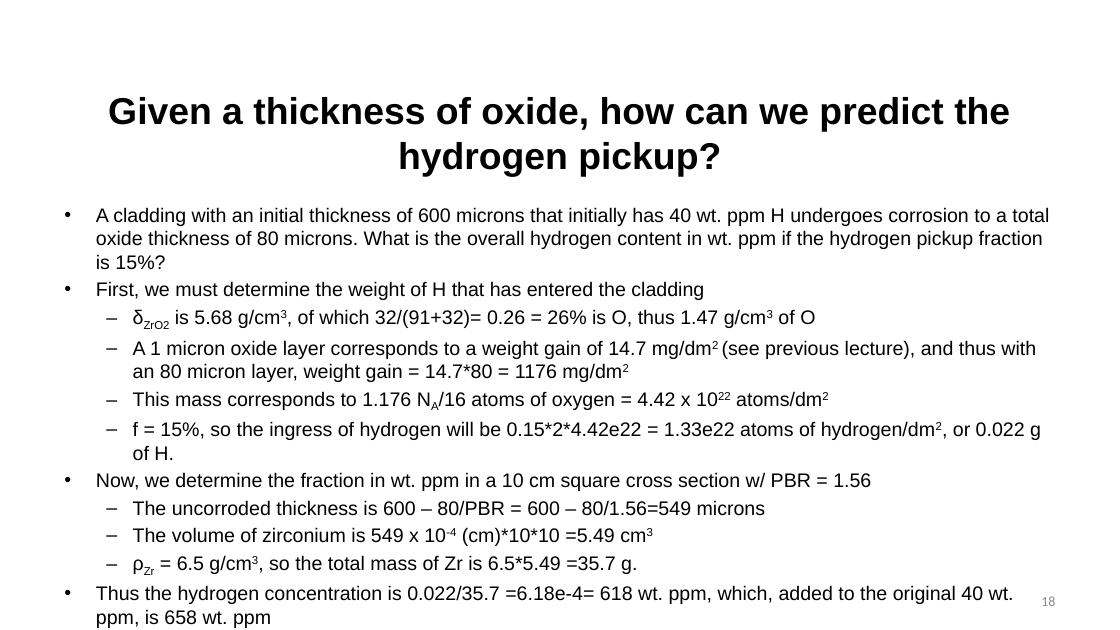
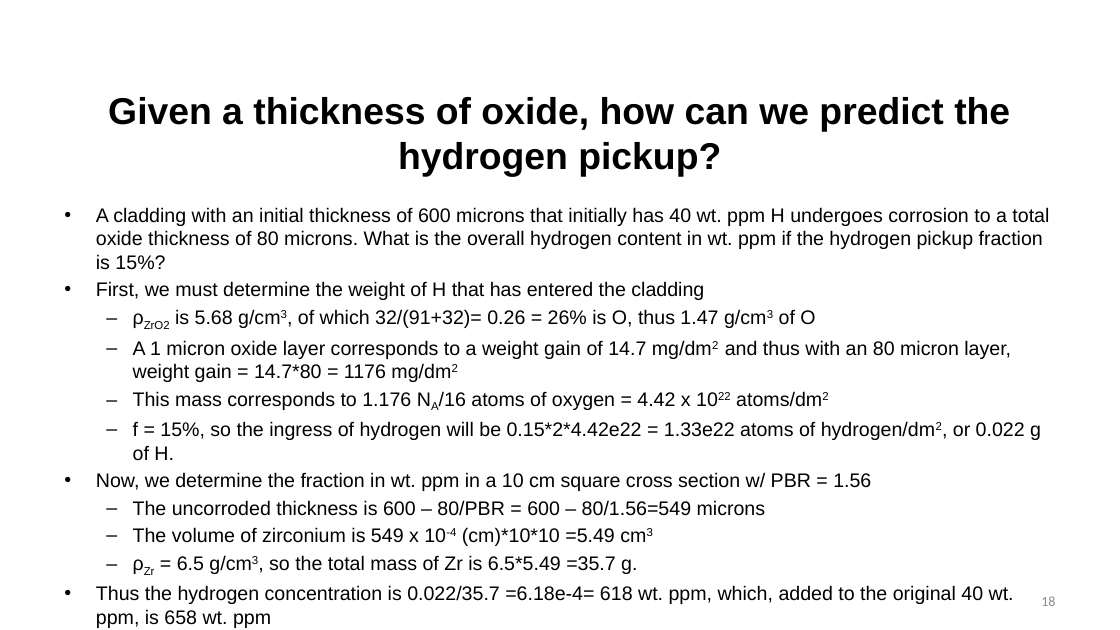
Before and after one commit to benbeeler/TEACHING, a slide deck: slide 18 of Nuclear_Fuel_Performance/NE591_Spring2020/section3/Lec17_oxide_hydride.pptx. Drawn at 1120x630 pixels with LibreOffice and Linux fonts; fonts in the diff are those of the drawing; background and template pictures are left out. Boxes give left, top, right and bottom in pixels: in the first picture for what was removed or moved away, otherwise in the second. Text is boxed around its words. In the diff, an @@ line names an element or a change of style, - is before the commit and + after.

```diff
--- a/Nuclear_Fuel_Performance/NE591_Spring2020/section3/Lec17_oxide_hydride.pptx
+++ b/Nuclear_Fuel_Performance/NE591_Spring2020/section3/Lec17_oxide_hydride.pptx
@@ text at box(133, 309, 1011, 382): text changed @@
-  – δZrO2 is 5.68 g/cm3, of which 32/(91+32)= 0.26 = 26% is O, thus 1.47 g/cm3 of O
-  – A 1 micron oxide layer corresponds to a weight gain of 14.7 mg/dm2 (see previous lecture), and thus with an 80 micron layer, weight gain = 14.7*80 = 1176 mg/dm2
+  – ρZrO2 is 5.68 g/cm3, of which 32/(91+32)= 0.26 = 26% is O, thus 1.47 g/cm3 of O
+  – A 1 micron oxide layer corresponds to a weight gain of 14.7 mg/dm2 and thus with an 80 micron layer, weight gain = 14.7*80 = 1176 mg/dm2
```
Also in this commit, not shown: 7 other slides changed, 7 other files.
